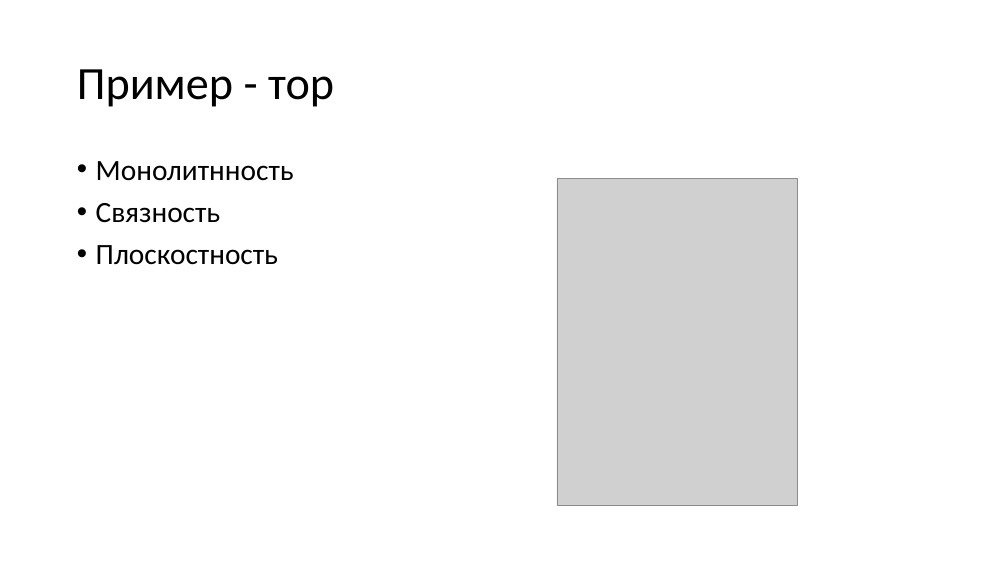
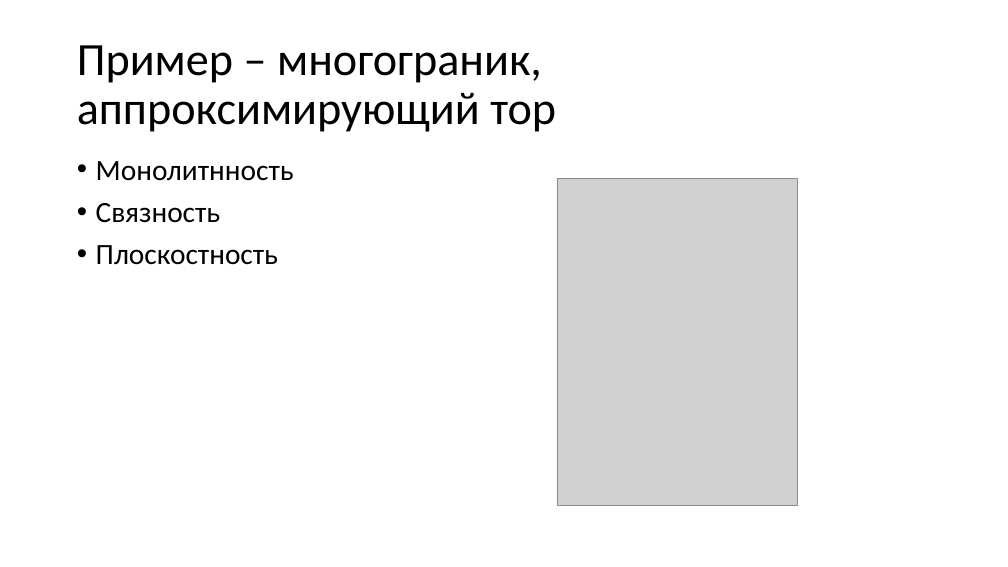
Before and after one commit to alexey-malov/cg-course, a slide deck: slide 33 of lectures/04 - Визуализация трехмерных объектов.pptx. Drawn at 1008x567 pixels with LibreOffice and Linux fonts; fonts in the diff are those of the drawing; grey boxes stand for pictures. Boxes give left, top, right and bottom in pixels: in the first picture for what was removed or moved away, otherwise in the second. Text is boxed around its words. In the diff, an @@ line names an element or a change of style, - is before the commit and + after.

```diff
--- a/lectures/04 - Визуализация трехмерных объектов.pptx
+++ b/lectures/04 - Визуализация трехмерных объектов.pptx
@@ title at (x1=77, y1=45, x2=556, y2=132): text changed @@
-Пример - тор
+Пример – многограник, аппроксимирующий тор
```
Also in this commit, not shown: 10 other slides changed, 1 slide added, 1 slide removed.
